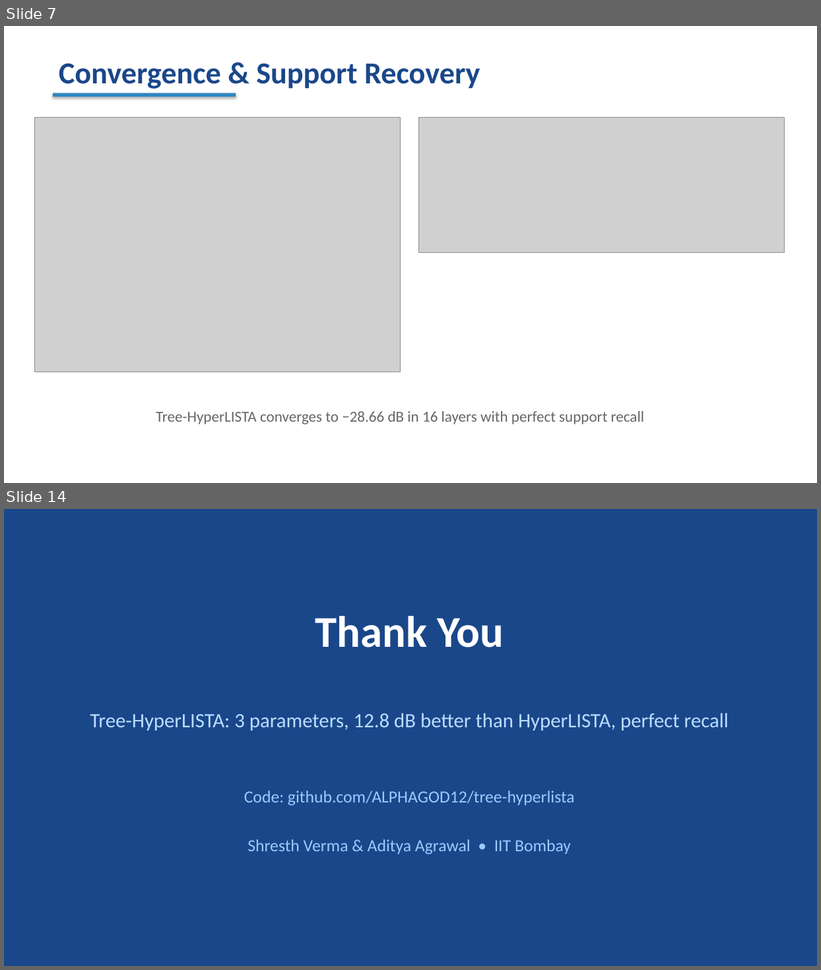
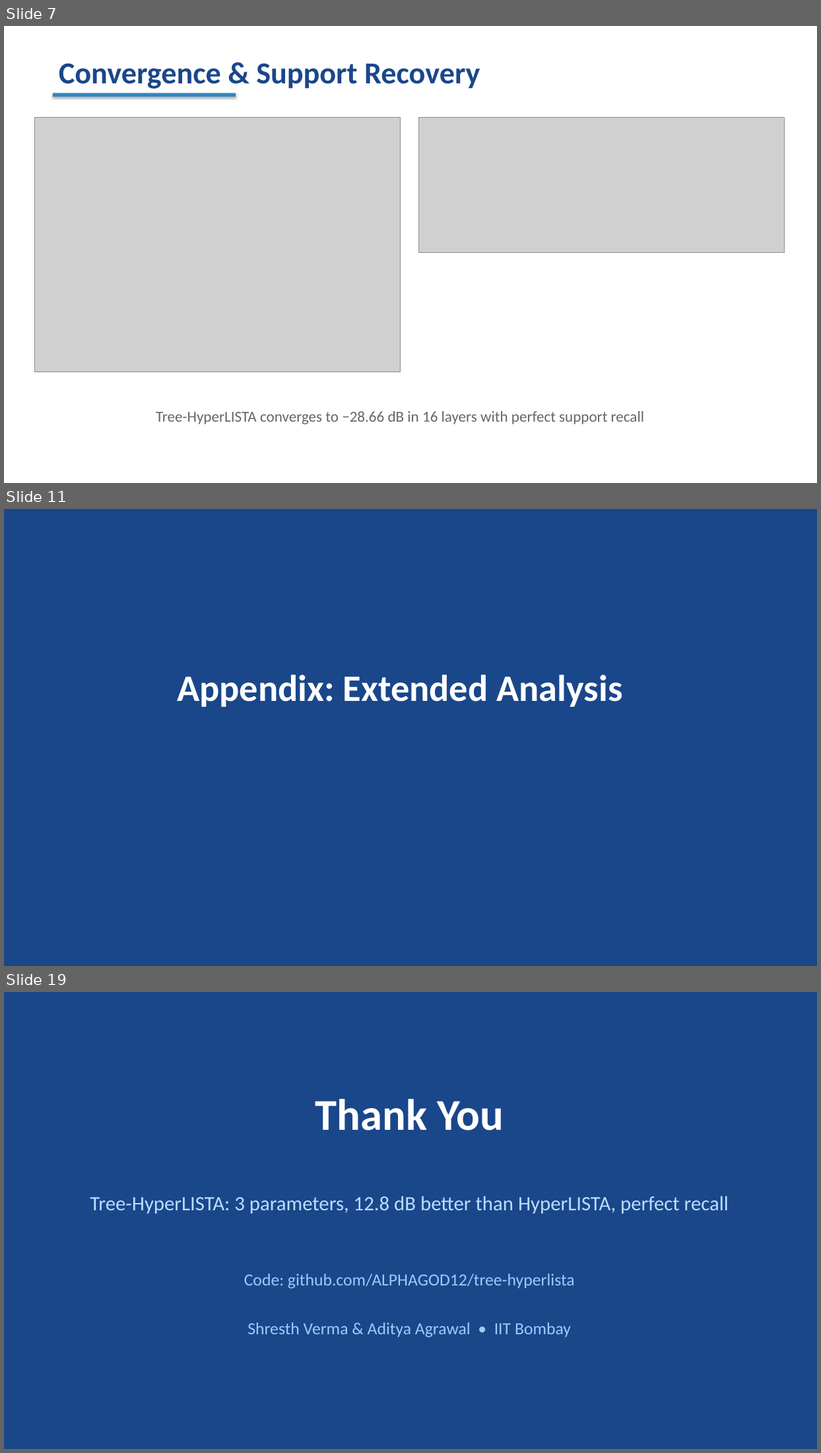
Before and after one commit to ALPHAGOD12/tree-hyperlista, a slide deck: paper/tree_hyperlista_slides.pptx. Shown one above the other, each under a label of ours: slides 7 and 14 before the commit, slides 7, 11 and 19 after it; the slides between them are not shown. The pictures are 821x970 and 821x1453 pixels, drawn with LibreOffice and Linux fonts; fonts in the diff are those of the drawing; grey boxes stand for pictures. Boxes give left, top, right and bottom in pixels: in the first picture for what was removed or moved away, otherwise in the second. Text is boxed around its words. In the diff, an @@ line names an element or a change of style, - is before the commit and + after.

```diff
--- a/paper/tree_hyperlista_slides.pptx
+++ b/paper/tree_hyperlista_slides.pptx
@@ slide 11 added at bbox=[4, 509, 817, 966], background #1A478A @@
@@ text added at bbox=[177, 675, 622, 707], 44 pt, text #FFFFFF, bold @@
+Appendix: Extended Analysis
@@ what was slide 14 is now slide 19 @@
```
Also in this commit, not shown: 10 slides changed, 4 other slides added, 3 other files.
